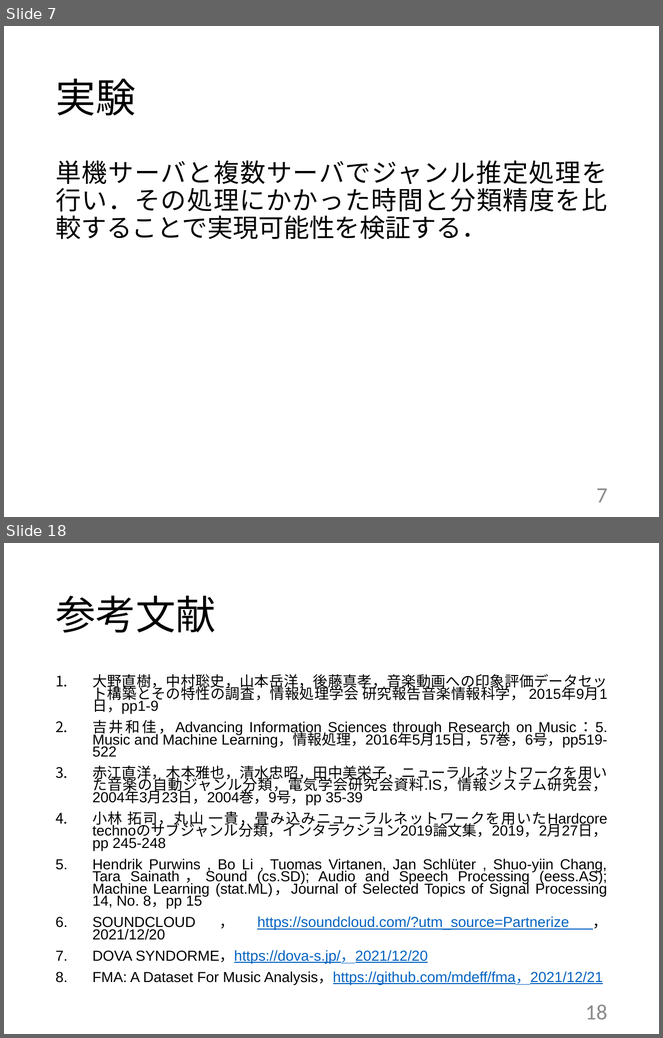
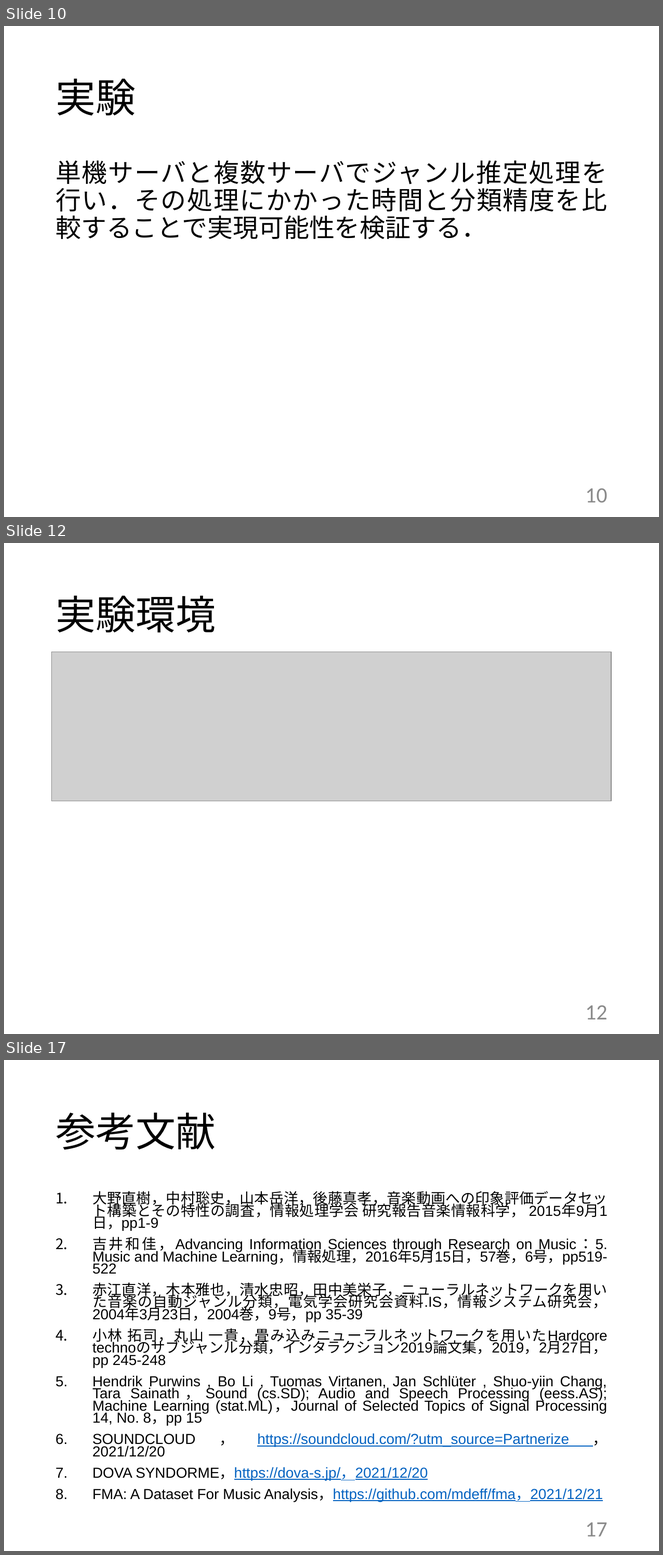
Before and after one commit to kait-takanolab/1821144-yoshii-thesis, a slide deck: 発表用スライド/1821144_卒研発表.pptx. Shown one above the other, each under a label of ours: slides 7 and 18 before the commit, slides 10, 12 and 17 after it; the slides between them are not shown. The pictures are 663x1038 and 663x1555 pixels, drawn with LibreOffice and Linux fonts; fonts in the diff are those of the drawing; grey boxes stand for pictures. Boxes give left, top, right and bottom in pixels: in the first picture for what was removed or moved away, otherwise in the second. Text is boxed around its words. In the diff, an @@ line names an element or a change of style, - is before the commit and + after.

```diff
--- a/発表用スライド/1821144_卒研発表.pptx
+++ b/発表用スライド/1821144_卒研発表.pptx
@@ slide 12 added at bbox=[4, 543, 659, 1034], background #FFFFFF @@
@@ title added at bbox=[55, 596, 216, 633], 44 pt, text #000000 @@
+実験環境
@@ picture added at bbox=[52, 652, 611, 801] @@
@@ page number added at bbox=[585, 1006, 608, 1020], 24 pt, text #8C8C8C @@
+12
@@ what was slide 7 is now slide 10 @@
@@ page number at bbox=[585, 489, 608, 503]: text changed @@
-7
+10
@@ what was slide 18 is now slide 17 @@
@@ page number at bbox=[585, 1523, 608, 1537]: text changed @@
-18
+17
```
Also in this commit, not shown: 12 slides changed, 1 other slide added, 3 slides removed, 1 other file.
